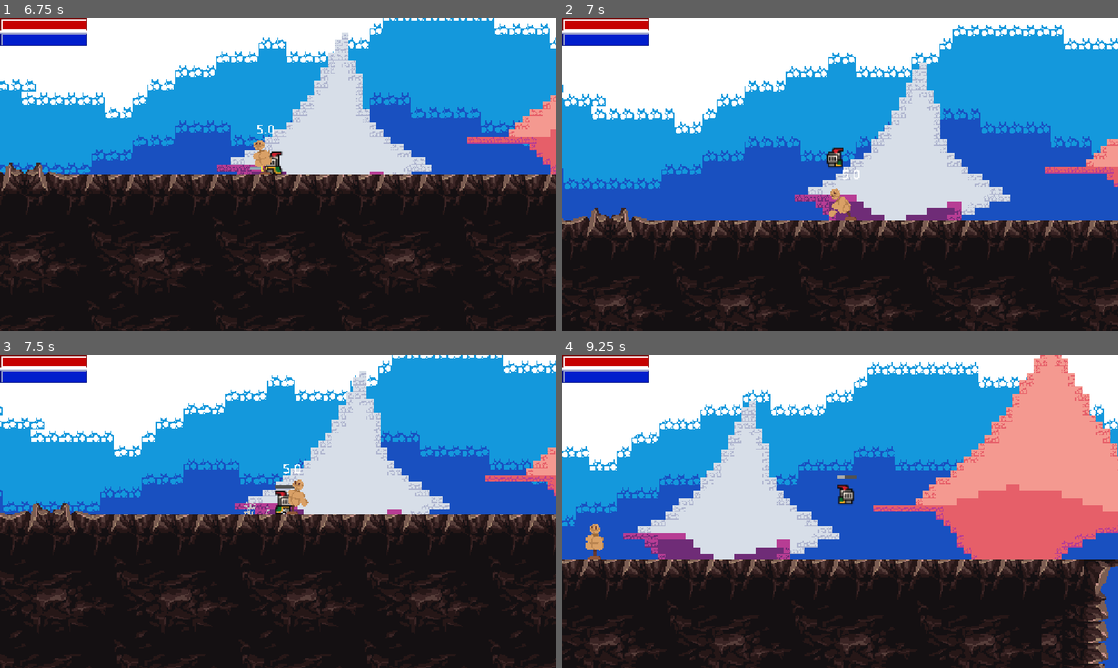
Above: before the commit, frames 1-4 (two rows, left to right).
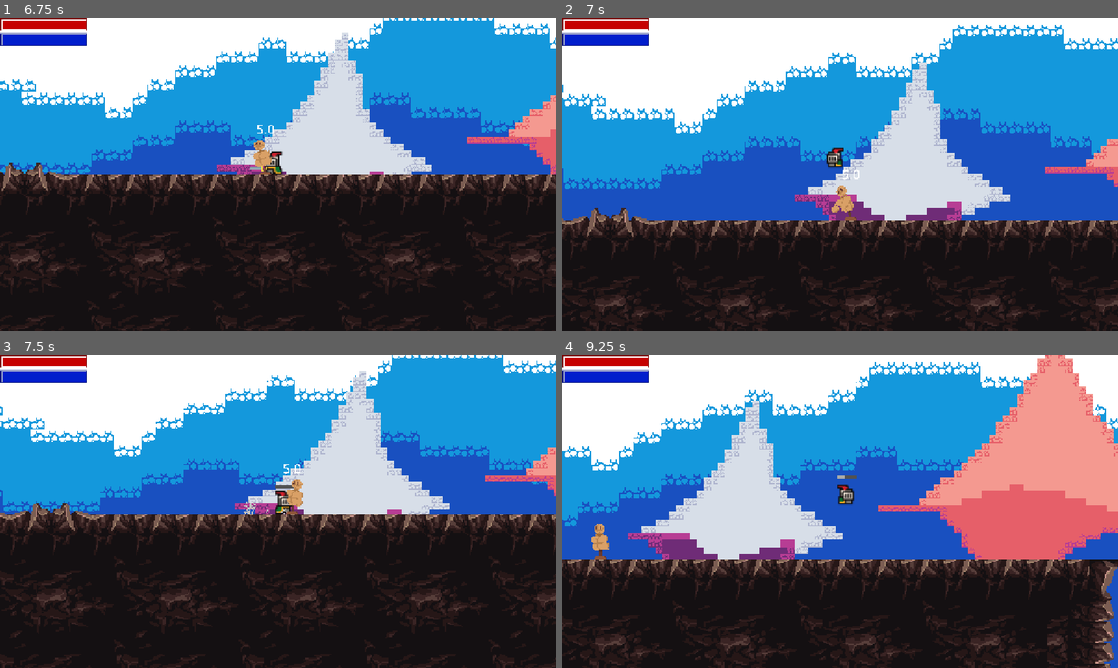
Above: after the commit, the same moments.

Repository: ToastedTeam/CaveGame
Game: Godot game, scene res://scenes/main.tscn
Two runs of this game, one before a commit and one after it. Both use one fixed random seed, a clock stepped at 60 frames per second and the inputs below. The engine's default icon, where the game draws it, is replaced by a stand-in: a white triangle on a blue panel in a dark square.
Inputs:
- Up to frame 1 (6.75 s): tap Enter (ui_accept) at 0.5 s; hold Right (player_move_right) 0.53-2.03 s; tap A (player_attack) every 1.5 s from 0.6 to 6.6 s; tap Up (player_jump) at 0.77, 1.52, 3.02, 3.77, 4.52, 6.02 s; tap D (player_dash) every 1.5 s from 1.35 to 5.85 s; hold Left (player_move_left) 2.03-2.78 s; hold Right (player_move_right) 2.78-4.28 s; hold Left (player_move_left) 4.28-5.03 s; hold Right (player_move_right) 5.03-5.78 s; hold Left (player_move_left) from 5.78 s (still down)
- Up to frame 2 (7 s): keep holding Left (player_move_left); tap Up (player_jump) at 6.77 s
- Up to frame 3 (7.5 s): release Left (player_move_left) at 7.28 s; hold Right (player_move_right) from 7.28 s (still down); tap D (player_dash) at 7.35 s
- Up to frame 4 (9.25 s): keep holding Right (player_move_right); tap Up (player_jump) at 7.52, 9.02 s; tap A (player_attack) at 8.1 s; tap D (player_dash) at 8.85 s

Frame 1 is identical in both runs. In frame 2, 0.2% of the frame differs, in the area x 48-53%, y 53-64%; in frame 3, 0.5%; in frame 4, 11%, in the area x 0-100%, y 0-100%.

Commit message:
Add invincibility frames to prevent melee attack spamming. The invincibility frames is added to the base entity class and any entity can have the maximum amount of invincibility frames adjusted per entity basis.

Diff:
--- a/scripts/Entity.gd
+++ b/scripts/Entity.gd
@@ -3,15 +3,20 @@
 extends Node2D
 
 @export var maxHealth: float = 1
+@export var maxInvincibilityFrames: int = 10;
 # Replace with a property later, when implementing target dummies
 var health: float
+var invincibilityFrames: int = 0;
 
 # OVERRIDE THIS IN CLASSES THAT INHERIT THIS CLASS FOR PROPER FUNCTIONALITY
 func Damage(damage: float, source: Node2D):
+	if invincibilityFrames > 0:
+		return;
 	health -= damage;
 	var tween = get_tree().create_tween()
 	tween.tween_property(self, "modulate", Color.RED, 0.05);
 	tween.tween_property(self, "modulate", Color.WHITE, 0.05);
+	invincibilityFrames = maxInvincibilityFrames;
 	Log.info(name + " took " + str(damage) + " damage, health left: " + str(health))
 	pass
 
@@ -22,5 +27,7 @@
 
 
 # Called every frame. 'delta' is the elapsed time since the previous frame.
-func _process(delta: float) -> void:
+func _physics_process(delta: float) -> void:
+	if invincibilityFrames > 0:
+		invincibilityFrames -= 1;
 	pass
--- a/scripts/target_dummy.gd
+++ b/scripts/target_dummy.gd
@@ -1,6 +1,8 @@
 extends Entity
 
 func Damage(damage: float, source: Node2D):
+	if invincibilityFrames > 0:
+		return;
 	#Log.info("dummy got hit by " + source.name + " for " + str(damage) + " damage, health left: " + str(health))
 	var force = (($body.global_position - source.global_position) as Vector2).normalized() * damage * 50
 	$body.apply_impulse(force)
@@ -12,12 +14,9 @@
 	tween.tween_property(self, "modulate", Color.RED, 0.05);
 	tween.tween_property(self, "modulate", Color.WHITE, 0.05);
 	$Hurt.play()
+	invincibilityFrames = maxInvincibilityFrames;
 	pass
 
 func _timer_end() -> void:
 	$Damage.text = ""
 	pass
-
-# Called every frame. 'delta' is the elapsed time since the previous frame.
-func _process(delta: float) -> void:
-	pass
